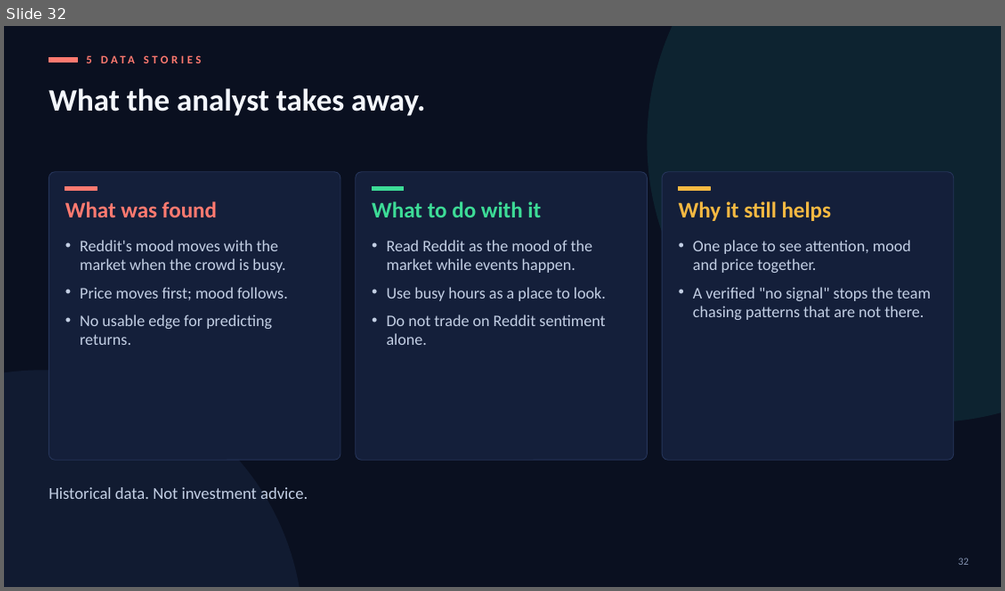
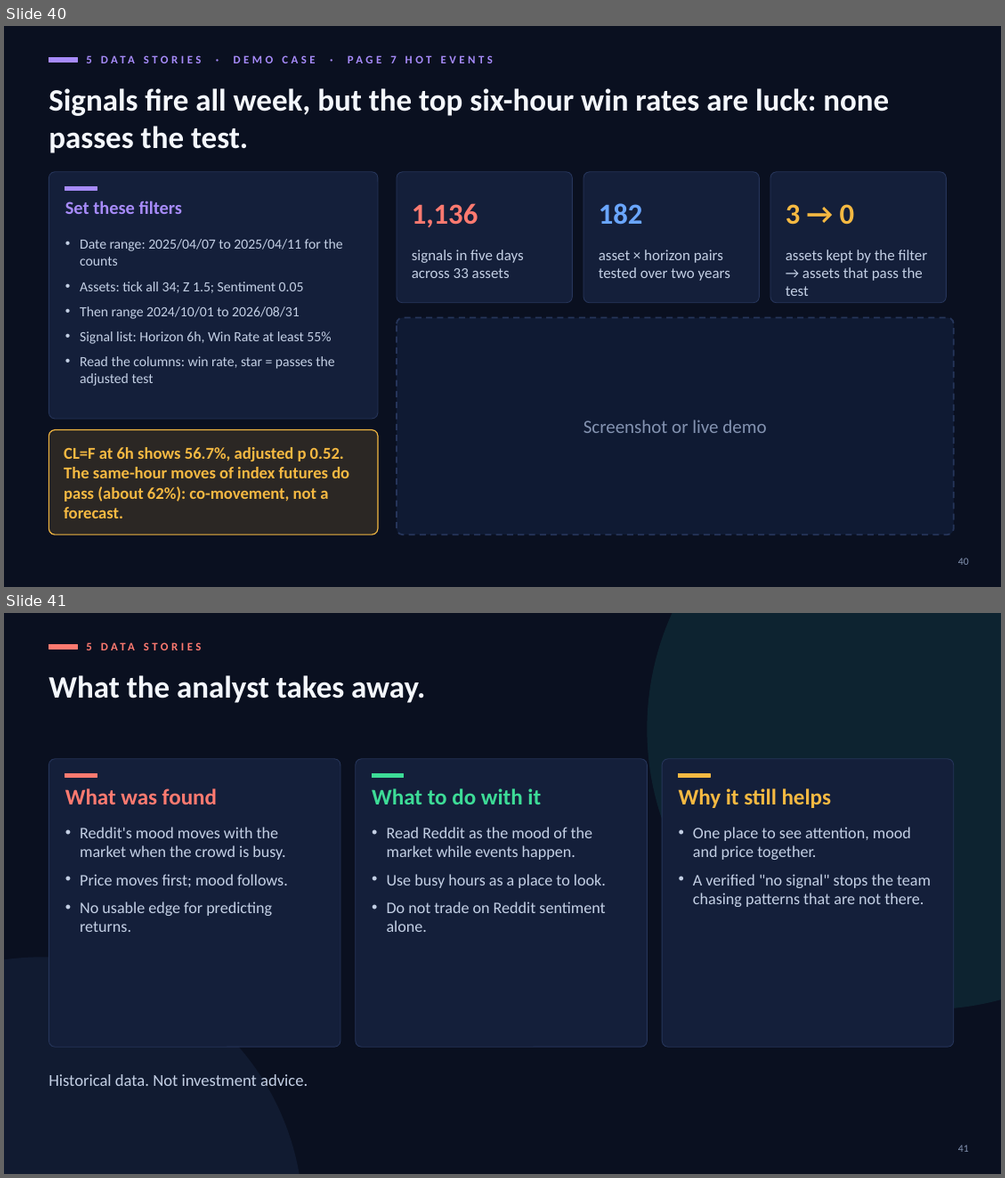
Before and after one commit to cat-arm/reddit-sentiment-market-warehouse-is, a slide deck: docs/presentation/defence_deck_en_v5.pptx. Shown one above the other, each under a label of ours: slide 32 before the commit, slides 40 and 41 after it. The pictures are 1005x591 and 1005x1178 pixels, drawn with LibreOffice and Linux fonts; fonts in the diff are those of the drawing. Boxes give left, top, right and bottom in pixels: in the first picture for what was removed or moved away, otherwise in the second. Text is boxed around its words. In the diff, an @@ line names an element or a change of style, - is before the commit and + after.

```diff
--- a/docs/presentation/defence_deck_en_v5.pptx
+++ b/docs/presentation/defence_deck_en_v5.pptx
@@ slide 40 added at (4, 26, 1001, 587), background #0A1020 @@
@@ rectangle added at (48, 57, 77, 62), fill #A78BFA, outline #A78BFA 1 pt @@
@@ text added at (86, 55, 396, 63), 11 pt, text #A78BFA, bold @@
+5 DATA STORIES · DEMO CASE · PAGE 7 HOT EVENTS
@@ text added at (48, 88, 889, 153), 30 pt, text #F4F7FC, bold @@
+Signals fire all week, but the top six-hour win rates are luck: none passes the test.
@@ rounded rectangle added at (48, 172, 378, 418), fill #141F3A, outline #26355A 0.75 pt @@
@@ rounded rectangle added at (396, 172, 573, 303), fill #141F3A, outline #26355A 0.75 pt @@
@@ rounded rectangle added at (583, 172, 760, 303), fill #141F3A, outline #26355A 0.75 pt @@
@@ rounded rectangle added at (770, 172, 947, 303), fill #141F3A, outline #26355A 0.75 pt @@
@@ rectangle added at (65, 187, 97, 191), fill #A78BFA, outline #A78BFA 1 pt @@
@@ text added at (65, 200, 183, 214), 17.5 pt, text #A78BFA, bold @@
+Set these filters
@@ text added at (412, 203, 477, 228), 28 pt, text #FF7A70, bold @@
+1,136
@@ text added at (599, 203, 643, 224), 28 pt, text #6AA6FF, bold @@
+182
@@ text added at (785, 204, 855, 224), 28 pt, text #F5B942, bold @@
+3 → 0
@@ text added at (80, 239, 342, 386), 13.5 pt, text #C3CFE4 @@
+• Date range: 2025/04/07 to 2025/04/11 for the counts
+• Assets: tick all 34; Z 1.5; Sentiment 0.05
+• Then range 2024/10/01 to 2026/08/31
+• Signal list: Horizon 6h, Win Rate at least 55%
+• Read the columns: win rate, star = passes the adjusted test
@@ text added at (412, 249, 524, 278), 14.5 pt, text #C3CFE4 @@
+signals in five days across 33 assets
@@ text added at (599, 249, 730, 281), 14.5 pt, text #C3CFE4 @@
+asset × horizon pairs tested over two years
@@ text added at (785, 249, 928, 296), 14.5 pt, text #C3CFE4 @@
+assets kept by the filter → assets that pass the test
@@ rounded rectangle added at (396, 318, 954, 534), fill #0F1A33, outline #26355A 1.5 pt dashed @@
@@ text added at (583, 419, 766, 433), 18 pt, text #8392B0 @@
+Screenshot or live demo
@@ rounded rectangle added at (48, 430, 378, 534), fill #F5B942 at 14% opacity, outline #F5B942 1 pt @@
@@ text added at (64, 447, 349, 518), 16 pt, text #F5B942, bold @@
+CL=F at 6h shows 56.7%, adjusted p 0.52. The same-hour moves of index futures do pass (about 62%): co-movement, not a forecast.
@@ page number added at (958, 557, 969, 564), 10 pt, text #8392B0 @@
+40
@@ what was slide 32 is now slide 41 @@
@@ page number at (958, 1144, 969, 1151): text changed @@
-32
+41
```
Also in this commit, not shown: 1 slide changed, 8 other slides added, 9 other files.
